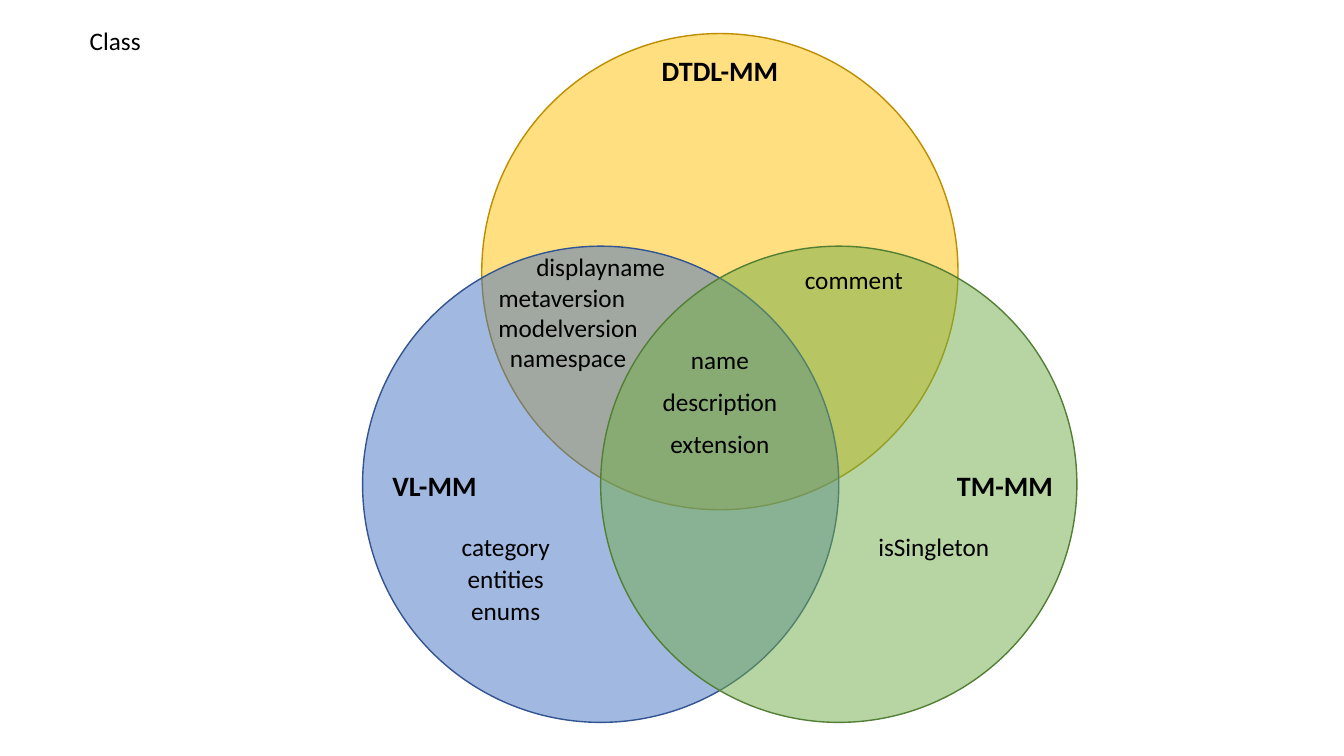
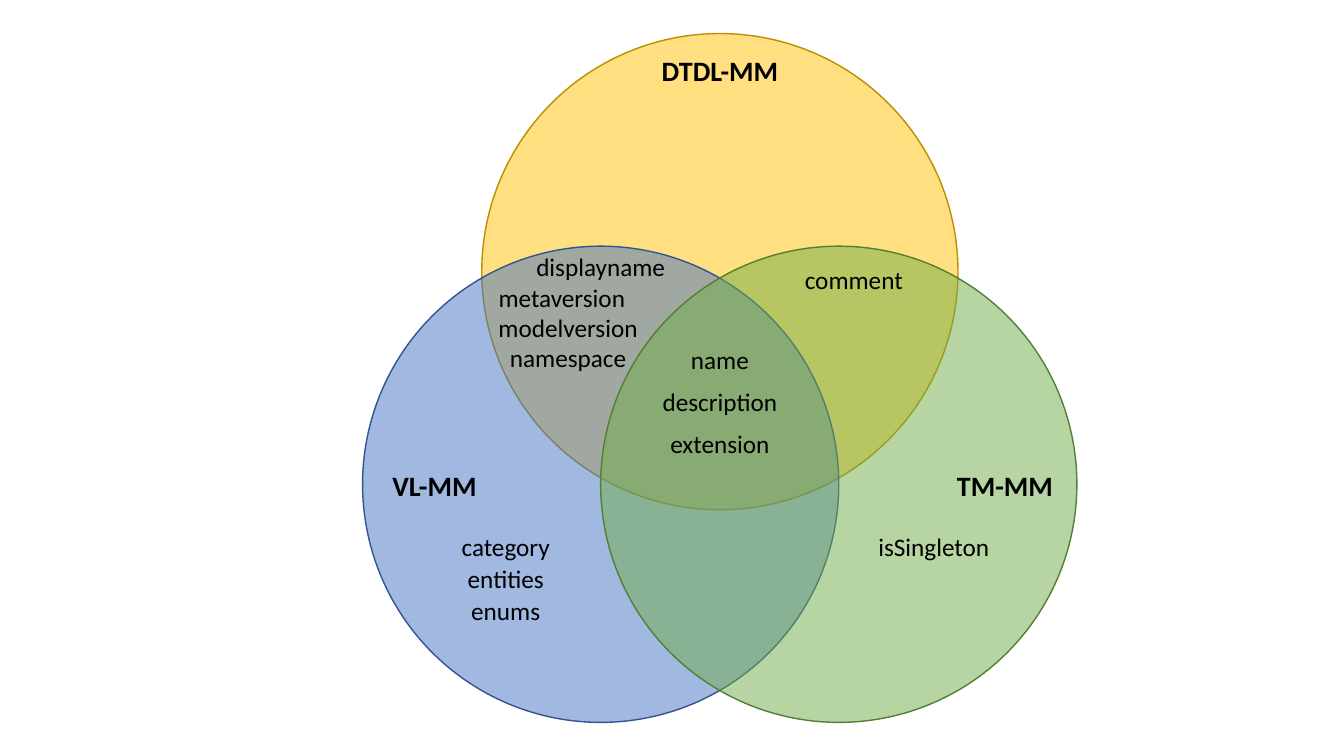
Before and after one commit to derlehner/dt_language_comparison, a slide deck: slide 2 of Figures.pptx. Drawn at 1344x756 pixels with LibreOffice and Linux fonts; fonts in the diff are those of the drawing. Boxes give left, top, right and bottom in pixels: in the first picture for what was removed or moved away, otherwise in the second. Text is boxed around its words. In the diff, an @@ line names an element or a change of style, - is before the commit and + after.

```diff
--- a/Figures.pptx
+++ b/Figures.pptx
@@ text removed at (90,32,141,51) @@
-Class
```
Also in this commit, not shown: 3 other slides changed.
